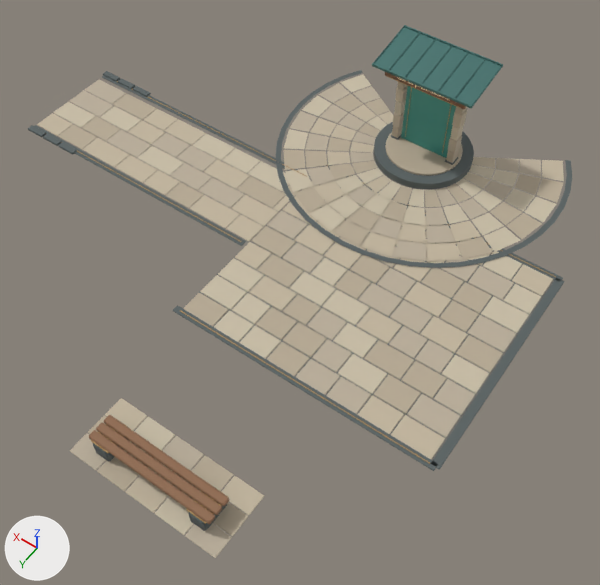
One commit to the glTF model public/assets/gallery-island.glb: the scene before it, then after it.
Rendered twice from a 50 mm lens placed at (-27.57, 9.29, 12.27), pointed at (-21.89, 1.34, -0.22). Lighting does not change. The marker at lower left points along +X, +Y and +Z. The picture after the commit comes second. Vertices at exactly the same position are counted once.

Names of what the first picture shows: 'West gallery island pavilion and limestone approach'.
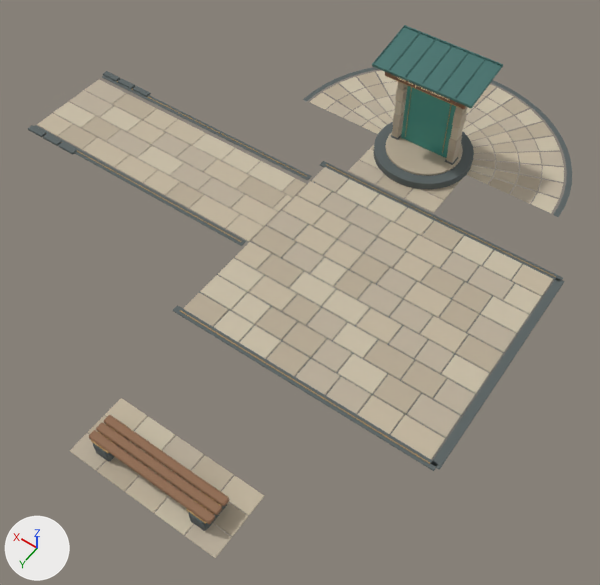
Where the change shows, as pixel boxes (x1, y1, x2, y2) in the pictures (600 x 585 px):
part 1 of me_cube, added (beige)
    after: (405, 188, 444, 213)
part 2 of me_cube, added
    after: (376, 175, 413, 198)
part 3 of me_cube, added
    after: (422, 186, 454, 200)
part 4 of me_cube, added
    after: (359, 149, 379, 169)
part 5 of me_cube, rebuilt (9% narrower, 24% shorter)
    before: (275, 70, 572, 268)
    after: (303, 67, 572, 217)
part 6 of me_cube, rebuilt (14% narrower, 11% shorter)
    before: (338, 113, 365, 130)
    after: (344, 111, 367, 126)
part 7 of me_cube, rebuilt (9% narrower, 7% shorter)
    before: (358, 123, 380, 137)
    after: (362, 121, 382, 134)
part 8 of me_cube, rebuilt (mostly hidden afterwards)
    before: (378, 111, 394, 124)
    after: (387, 110, 395, 119)
part 9 of me_cube, rebuilt (31% shorter)
    before: (496, 158, 519, 173)
    after: (495, 153, 519, 163)
part 10 of me_cube, rebuilt (23% narrower)
    before: (365, 98, 390, 115)
    after: (376, 96, 395, 112)
part 11 of me_cube, rebuilt (14% narrower)
    before: (353, 86, 380, 103)
    after: (351, 88, 374, 104)
part 12 of me_cube, rebuilt (10% narrower, 10% shorter)
    before: (320, 104, 348, 123)
    after: (326, 101, 351, 118)
part 13 of me_cube, rebuilt (10% narrower, 13% shorter)
    before: (505, 189, 535, 211)
    after: (510, 185, 537, 204)
part 14 of me_cube, rebuilt (17% narrower, 11% shorter)
    before: (334, 94, 363, 112)
    after: (338, 94, 362, 110)
part 15 of me_cube, deleted (beige)
    before: (284, 95, 564, 261)
part 16 of me_cube, built on
    before: (319, 74, 518, 187)
    after: (310, 71, 564, 213)

The change, as a diff of the scene's bpy script:
```diff
--- a/public/assets/gallery-island.glb.py
+++ b/public/assets/gallery-island.glb.py
@@ me_cube @@
-me_cube.from_pydata(...)  # 7598 vertices, 13844 faces; spans x -11.0..0.35, y -5.51..5.49, z -0.03..2.43
+me_cube.from_pydata(...)  # 7814 vertices, 14240 faces; spans x -11.0..0.35, y -6.97..5.49, z -0.03..2.43
+# me_cube part 1: the loose piece of 24 vertices spanning x -10.94..-5.46, y -2.48..-2.33, z -0.03..0.0 is copied, and the copy is scaled about its middle by (0.122, 2.89, 0.881), then moved by (0.42, -0.33, 0.0), in mat_limestone_ashlar_chalk (beige #c2b59e); it spans x -8.11..-7.44, y -2.95..-2.53, z -0.02..0.0
+# me_cube part 2: the loose piece of 24 vertices spanning x -7.61..-6.96, y -2.35..-1.85, z -0.02..0.0 is copied, and the copy is scaled about its middle by (1.05, 0.828, 1.05), then moved by (0.2, -0.64, 0.0), in mat_limestone_ashlar_warm (beige #b6a993); it spans x -7.42..-6.75, y -2.95..-2.53, z -0.02..0.0
+# me_cube part 3: the loose piece of 24 vertices spanning x -8.22..-7.62, y -2.35..-1.85, z -0.02..0.0 is copied, and the copy is scaled about its middle by (1.13, 0.828, 1.05), then moved by (0.15, -1.07, 0.0), in mat_limestone_ashlar_warm (beige #b6a993); it spans x -8.11..-7.44, y -3.37..-2.96, z -0.02..0.0
+# me_cube part 4: the loose piece of 24 vertices spanning x -6.94..-6.21, y -2.35..-1.85, z -0.02..0.0 is copied, and the copy is scaled about its middle by (0.925, 0.828, 1.05), then moved by (0.18, -1.07, 0.0); it spans x -6.73..-6.06, y -3.37..-2.96, z -0.02..0.0
+# me_cube part 5: the loose piece of 58 vertices spanning x -10.21..-3.96, y -5.51..-0.72, z 0.02 is rebuilt with 58 vertices and now spans x -10.21..-3.96, y -6.97..-3.84, z 0.02
+# me_cube part 6: the loose piece of 4 vertices spanning x -5.53..-5.07, y -4.06..-3.63, z 0.01 is rebuilt with 4 vertices and now spans x -5.55..-5.06, y -4.16..-3.85, z 0.01
+# me_cube part 7: the loose piece of 4 vertices spanning x -6.04..-5.55, y -4.01..-3.68, z 0.01 is rebuilt with 4 vertices and now spans x -6.05..-5.55, y -4.08..-3.85, z 0.01, in mat_limestone_ashlar_chalk (beige #c2b59e)
+# me_cube part 8: the loose piece of 4 vertices spanning x -6.2..-5.64, y -4.66..-4.2, z 0.01 is rebuilt with 4 vertices and now spans x -6.25..-5.74, y -4.78..-4.35, z 0.01, in mat_limestone_ashlar_pale (beige #c8bda6)
+# me_cube part 9: the loose piece of 4 vertices spanning x -8.99..-8.41, y -4.92..-4.37, z 0.01 is rebuilt with 4 vertices and now spans x -8.87..-8.32, y -5.08..-4.59, z 0.01, in mat_limestone_ashlar_chalk (beige #c2b59e)
+# me_cube part 10: the loose piece of 4 vertices spanning x -5.76..-5.18, y -4.92..-4.37, z 0.01 is rebuilt with 4 vertices and now spans x -5.85..-5.31, y -5.08..-4.59, z 0.01, in mat_limestone_ashlar_pale (beige #c8bda6)
+# me_cube part 11: the loose piece of 4 vertices spanning x -5.35..-4.73, y -5.17..-4.54, z 0.01 is rebuilt with 4 vertices and now spans x -5.28..-4.73, y -5.02..-4.52, z 0.01, in mat_limestone_ashlar_pale (beige #c8bda6)
+# me_cube part 12: the loose piece of 4 vertices spanning x -5.05..-4.6, y -4.11..-3.58, z 0.01 is rebuilt with 4 vertices and now spans x -5.06..-4.59, y -4.24..-3.85, z 0.01
+# me_cube part 13: the loose piece of 4 vertices spanning x -9.57..-9.12, y -4.11..-3.58, z 0.01 is rebuilt with 4 vertices and now spans x -9.59..-9.11, y -4.24..-3.85, z 0.01, in mat_limestone_ashlar_sand (beige #baae9a)
+# me_cube part 14: the loose piece of 4 vertices spanning x -5.15..-4.6, y -4.66..-4.09, z 0.01 is rebuilt with 4 vertices and now spans x -5.14..-4.62, y -4.64..-4.19, z 0.01
+# me_cube part 15: 57 loose pieces with 228 vertices, spanning x -10.03..-4.14, y -5.41..-0.9, z 0.01, are deleted
+# me_cube part 16: 23 vertices removed from x -9.1..-4.15, y -5.41..-2.54, z 0.01; 371 vertices added at x -10.05..-4.13, y -6.79..-2.53, z -0.02..0.01
+# other edits to the shape of me_cube do not show in these pictures
 me_cube.materials.append(mat_limestone_ashlar_chalk)
```
